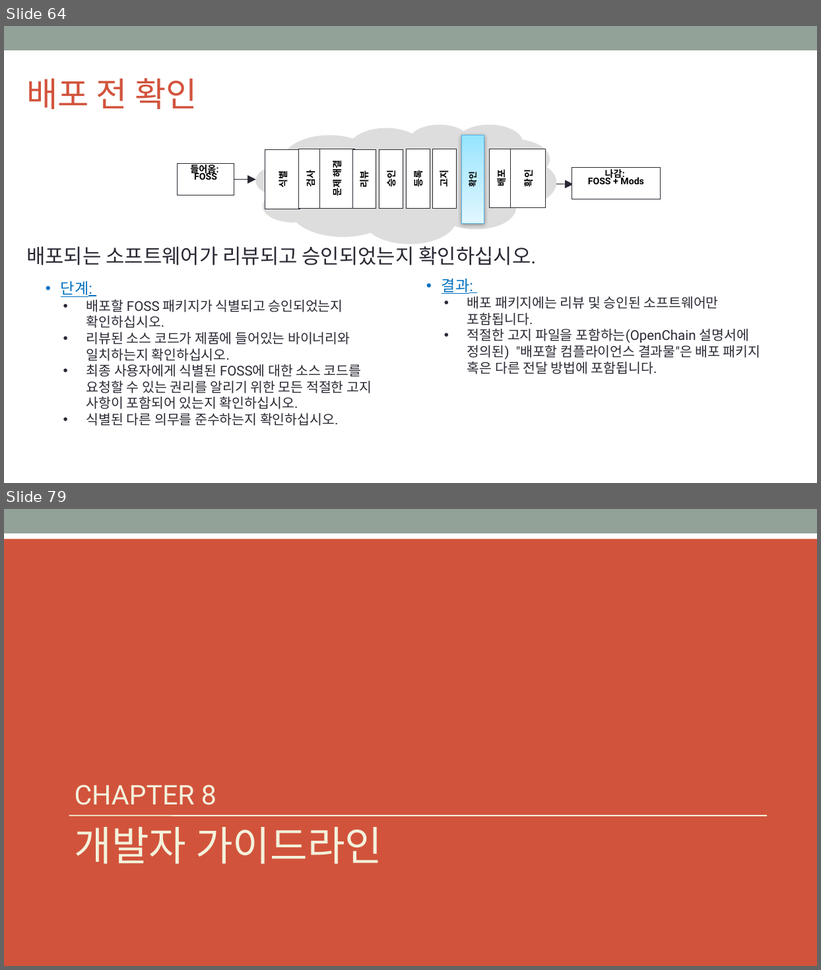
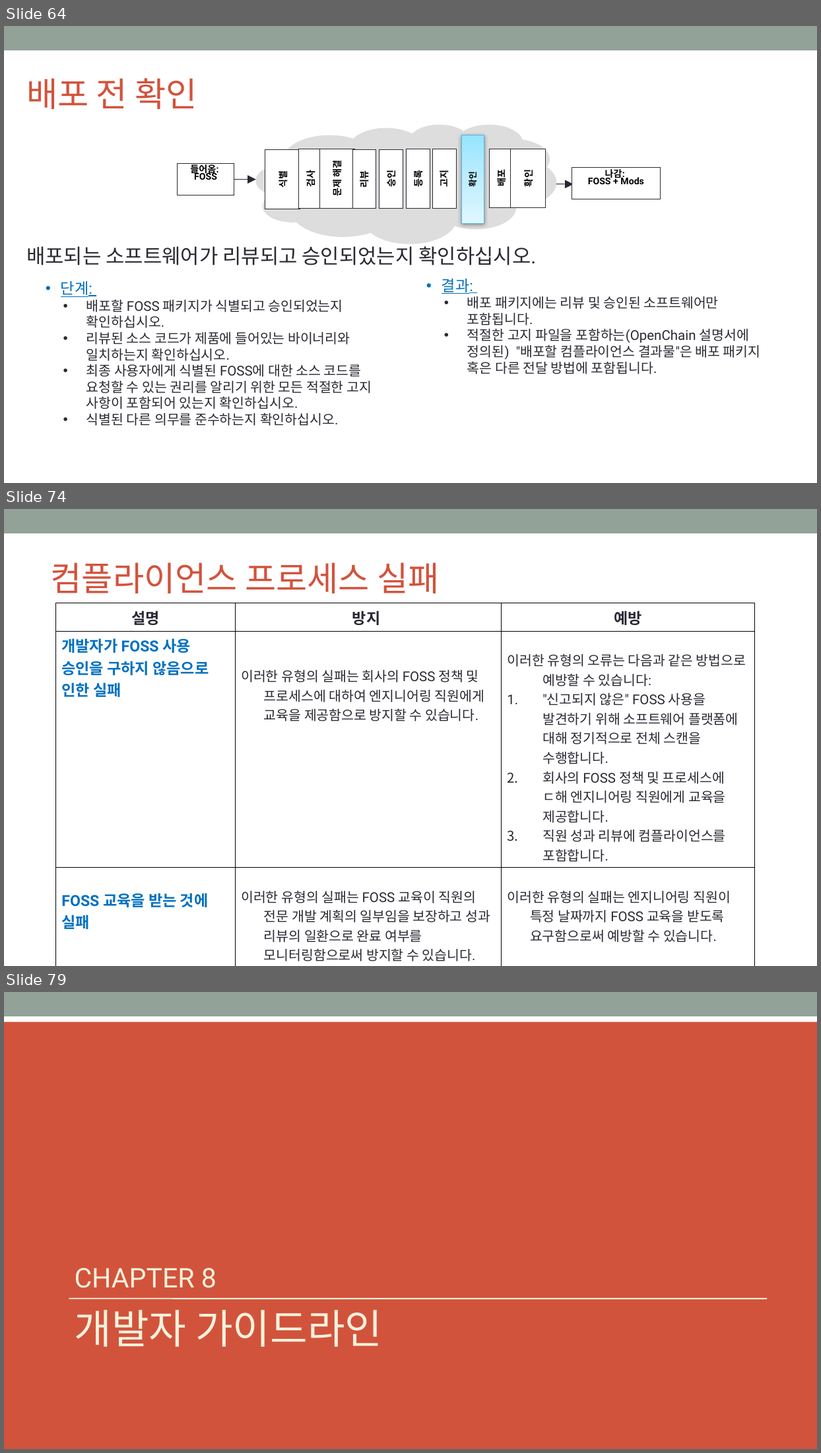
Before and after one commit to OpenChain-KWG/Curriculum-Translation-KR, a slide deck: target/slides/openchain-curriculum-for-1-1.pptx. Shown one above the other, each under a label of ours: slides 64 and 79 before the commit, slides 64, 74 and 79 after it; the slides between them are not shown. The pictures are 821x970 and 821x1453 pixels, drawn with LibreOffice and Linux fonts; fonts in the diff are those of the drawing; background and template pictures are left out. Boxes give left, top, right and bottom in pixels: in the first picture for what was removed or moved away, otherwise in the second. Text is boxed around its words. In the diff, an @@ line names an element or a change of style, - is before the commit and + after.

```diff
--- a/target/slides/openchain-curriculum-for-1-1.pptx
+++ b/target/slides/openchain-curriculum-for-1-1.pptx
@@ slide 74 added at (x1=4, y1=509, x2=817, y2=966), background #FFFFFF; not listed: 1 template element that a slide beside it also shows @@
@@ title added at (x1=51, y1=562, x2=439, y2=593), 40 pt, text #D2533C @@
+컴플라이언스 프로세스 실패
@@ table added at (x1=56, y1=603, x2=755, y2=964), 3 rows, 3 columns @@
+설명 | 방지 | 예방
+개발자가 FOSS 사용 승인을 구하지 않음으로 인한 실패 | 이러한 유형의 실패는 회사의 FOSS 정책 및 프로세스에 대하여 엔지니어링 직원에게 교육을 제공함으로 방지할 수 있습니다. | 이러한 유형의 오류는 다음과 같은 방법으로 예방할 수 있습니다: / "신고되지 않은" FOSS 사용을 발견하기 위해 소프트웨어 플랫폼에 대해 정기적으로 전체 스캔을 수행합니다. / 회사의 FOSS 정책 및 프로세스에 ㄷ해 엔지니어링 직원에게 교육을 제공합니다. / 직원 성과 리뷰에 컴플라이언스를 포함합니다.
+FOSS 교육을 받는 것에 실패 | 이러한 유형의 실패는 FOSS 교육이 직원의 전문 개발 계획의 일부임을 보장하고 성과 리뷰의 일환으로 완료 여부를 모니터링함으로써 방지할 수 있습니다. | 이러한 유형의 실패는 엔지니어링 직원이 특정 날짜까지 FOSS 교육을 받도록 요구함으로써 예방할 수 있습니다.
```
Also in this commit, not shown: 6 slides changed, 12 other slides added, 13 slides removed, 7 other files.
